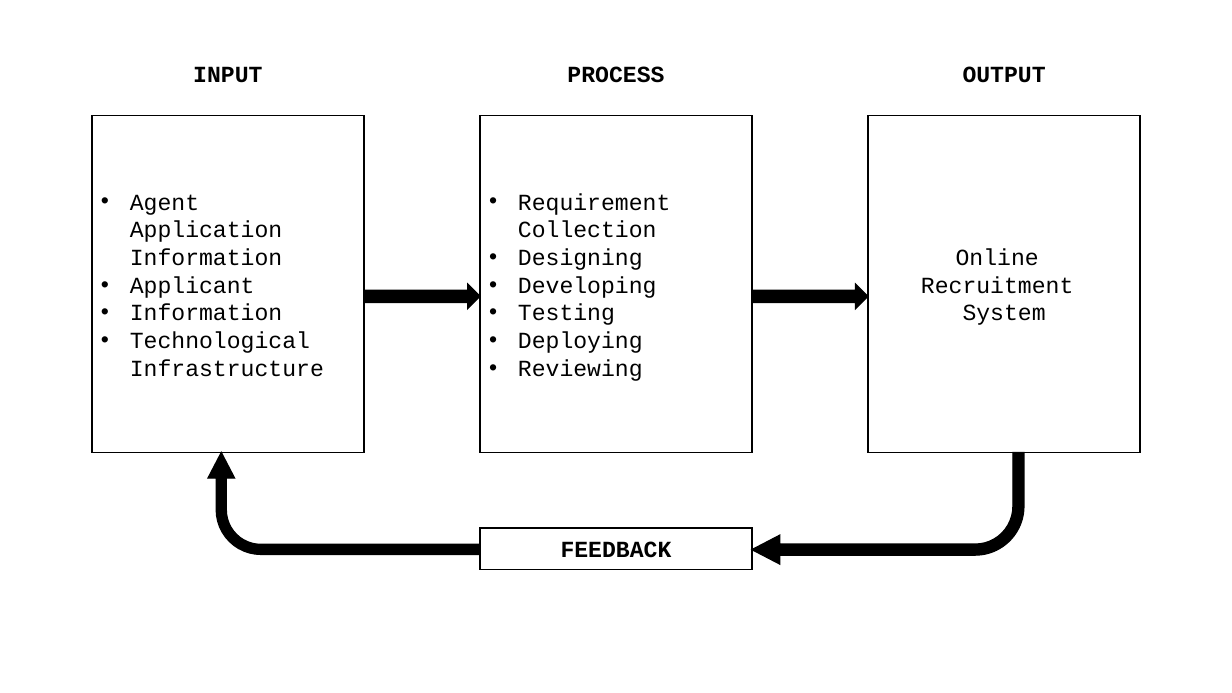
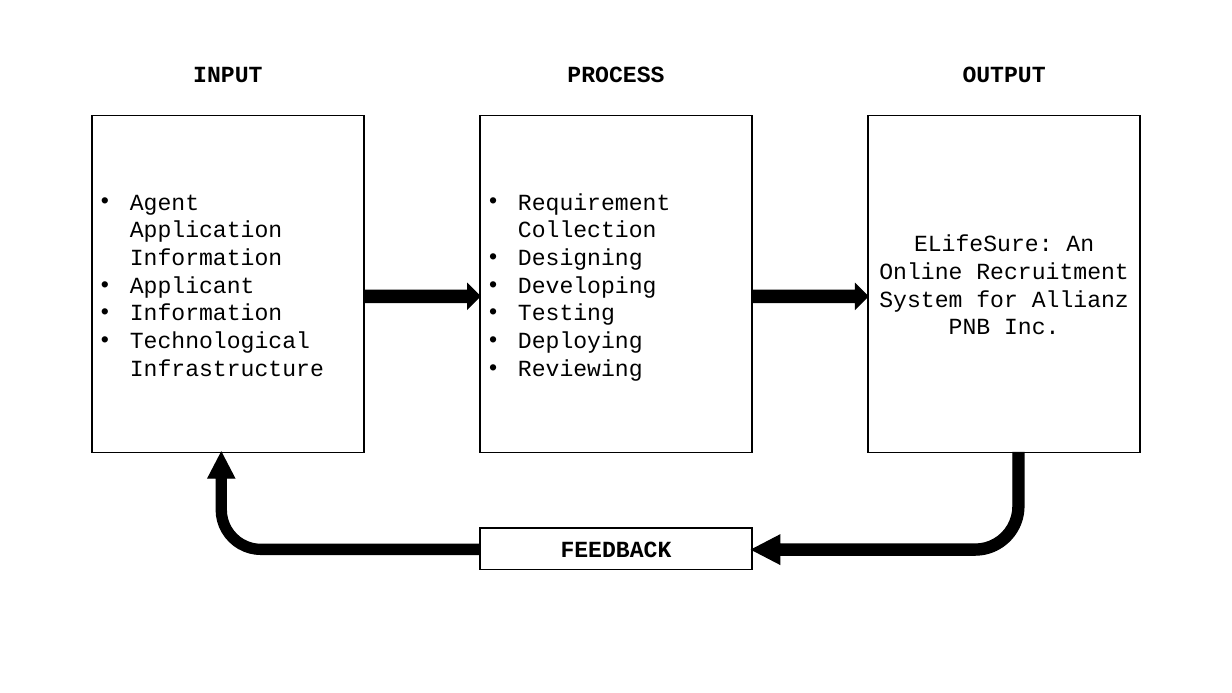
Before and after one commit to CaibalLester/CapstonePaper, a slide deck: slide 1 of Other Files/Conceptual Framework.pptx. Drawn at 1232x693 pixels with LibreOffice and Linux fonts; fonts in the diff are those of the drawing. Boxes give left, top, right and bottom in pixels: in the first picture for what was removed or moved away, otherwise in the second. Text is boxed around its words. In the diff, an @@ line names an element or a change of style, - is before the commit and + after.

```diff
--- a/Other Files/Conceptual Framework.pptx
+++ b/Other Files/Conceptual Framework.pptx
@@ text in rectangle at (879,234,1129,335): text changed @@
-Online Recruitment
-System
+ELifeSure: An Online Recruitment System for Allianz PNB Inc.
```
Also in this commit, not shown: 7 other files.
